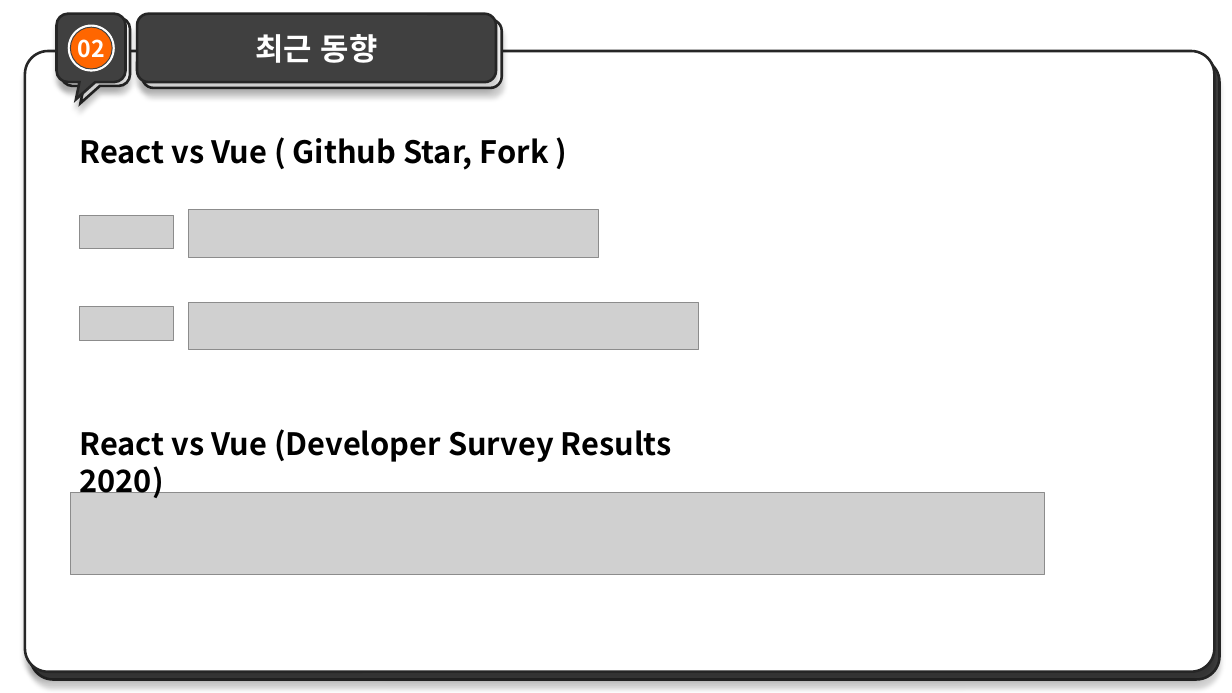
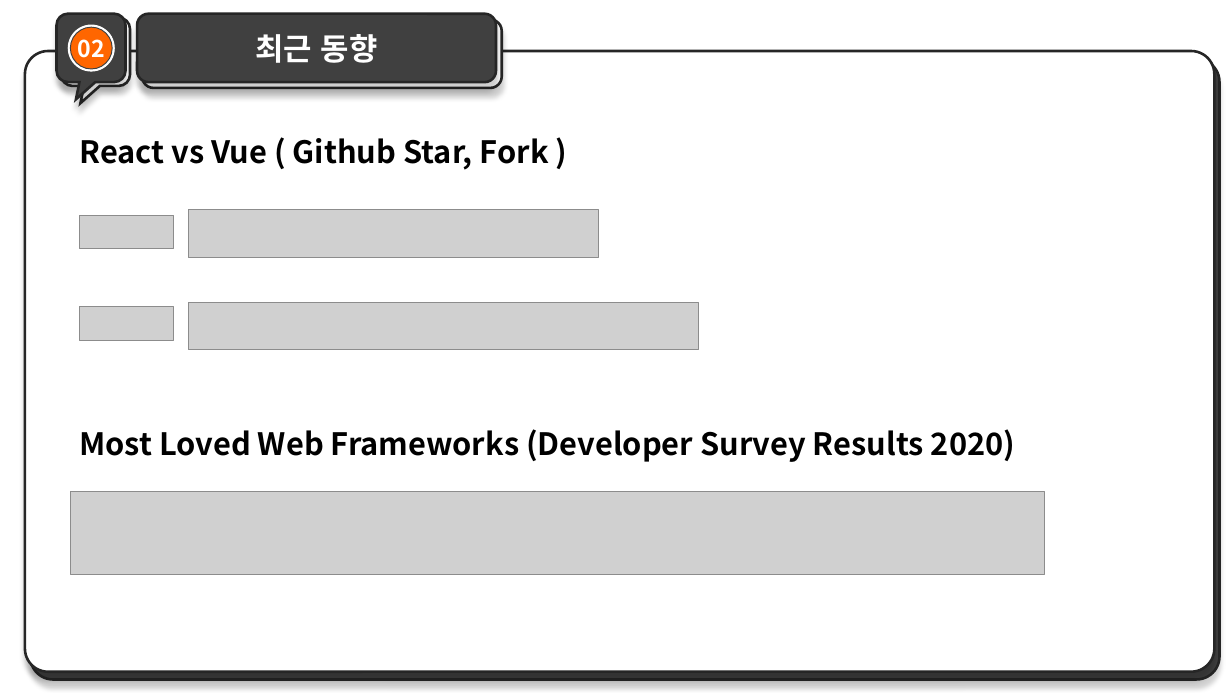
Before and after one commit to lkhoony/Internship, a slide deck: slide 6 of ppt/Vue_React.pptx. Drawn at 1232x693 pixels with LibreOffice and Linux fonts; fonts in the diff are those of the drawing; grey boxes stand for pictures. Boxes give left, top, right and bottom in pixels: in the first picture for what was removed or moved away, otherwise in the second. Text is boxed around its words. In the diff, an @@ line names an element or a change of style, - is before the commit and + after.

Commit message:
modify: vue vs react ppt modified

```diff
--- a/ppt/Vue_React.pptx
+++ b/ppt/Vue_React.pptx
@@ text at (79,429,1015,462): text changed @@
-React vs Vue (Developer Survey Results 2020)
+Most Loved Web Frameworks (Developer Survey Results 2020)
```
Also in this commit, not shown: 5 other slides changed, 3 slides added.
